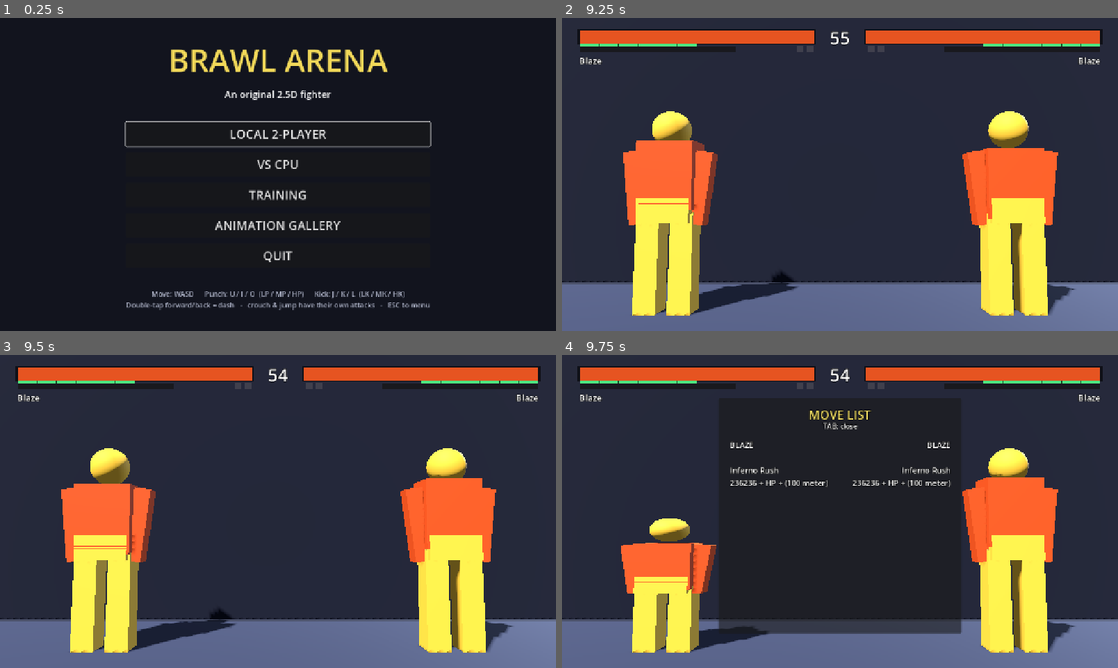
Above: before the commit, frames 1-4 (two rows, left to right).
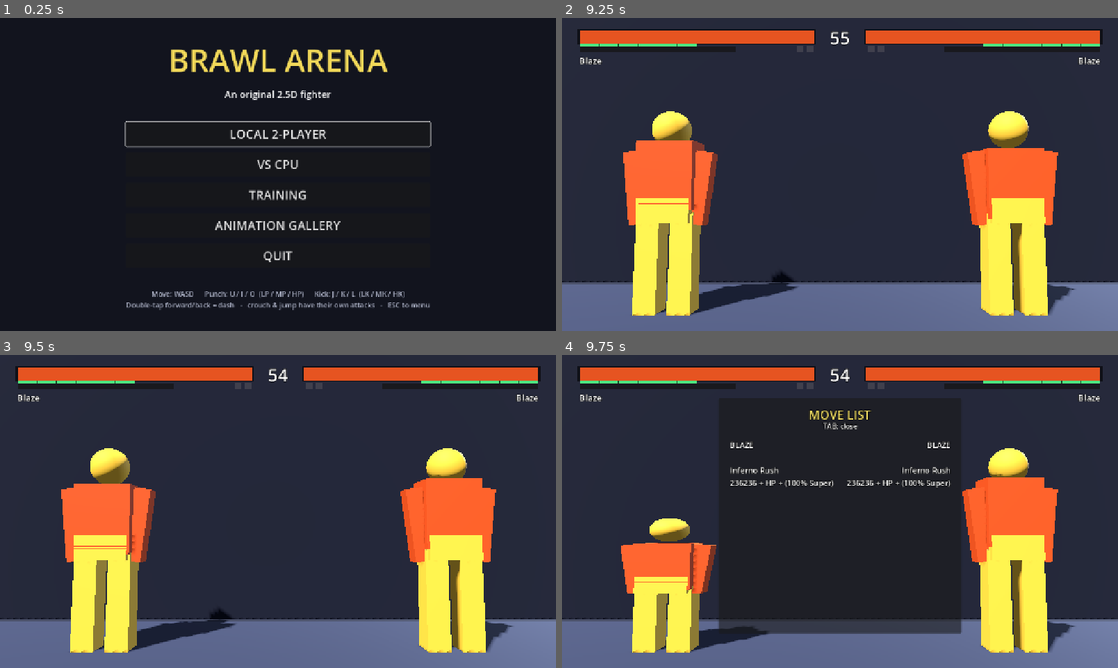
Above: after the commit, the same moments.

Repository: muji-wyh/FootisesGame3
Game: Godot game, scene res://scenes/Main.tscn
Same seed, same stepped clock (60 frames per second), same inputs: the game is played once before the commit and once after it. Sound files missing from this copy of the repository are replaced by a short silence.
Inputs (mouse positions are in pixels of both pictures, inside the frame that each line leads up to):
- Up to frame 1 (0.25 s): no input
- Up to frame 2 (9.25 s): click "LOCAL 2-PLAYER" at 0.5 s; click "FIGHT!" at 1.25 s; tap Enter at 2 s; move the mouse to (962, 158) at 2.02 s; hold D 2.03-2.75 s; tap U (p1_lp) at 2.1 s; click (962, 158) at 2.17 s; drag from (728, 190) to (812, 237) at 2.77 s; move the mouse to (895, 105) at 3.52 s; hold D 3.53-4.25 s; tap I at 3.6 s; drag from (812, 237) to (673, 127) at 4.27 s; move the mouse to (1006, 221) at 5.02 s; hold A 5.03-5.75 s; tap J at 5.1 s; drag from (673, 127) to (756, 96) at 5.77 s; move the mouse to (867, 174) at 6.52 s; hold S 6.53-7.25 s; tap L at 6.6 s; click (867, 174) at 6.67 s; drag from (756, 96) to (728, 190) at 7.27 s; tap Space at 8 s; move the mouse to (962, 158) at 8.02 s; hold W 8.03-8.75 s; hold E 8.03-8.75 s; drag from (728, 190) to (812, 237) at 8.77 s
- Up to frame 3 (9.5 s): no input
- Up to frame 4 (9.75 s): move the mouse to (895, 442) at 9.52 s; hold S from 9.53 s (still down); tap Tab at 9.6 s

Frames 1-3 are identical in both runs. In frame 4, 0.3% of the frame differs, in the area x 42-70%, y 40-43%.

Commit message:
Tune training recovery and super inputs
Co-authored-by: Copilot <223556219+Copilot@users.noreply.github.com>

Diff:
--- a/characters/blaze/blaze.gd
+++ b/characters/blaze/blaze.gd
@@ -69,7 +69,7 @@
 		"hitstun": 18, "blockstun": 16, "chip": 6, "hitstop": 12, "guard": GameConst.Guard.MID,
 		"knockback": 1.8, "advance": 7.0, "launch": true, "launch_velocity": 7.0, "meter_gain": 0,
 		"sfx": "super", "anim_limb": "leg_r", "anim_extend": 1.0, "anim_clip": "KB_Superpunch",
-		"hit_offset": Vector3(1.0, 1.1, 0.0), "hit_size": Vector3(1.1, 1.3, 0.8)}))
+		"hit_offset": Vector3(0.72, 1.05, 0.0), "hit_size": Vector3(0.68, 0.90, 0.65)}))
 
 	return c
 
--- a/scripts/core/MotionParser.gd
+++ b/scripts/core/MotionParser.gd
@@ -25,7 +25,9 @@
 		window: int = 16, recent: int = 8) -> bool:
 	if seq.is_empty():
 		return false
-	var d: Array[int] = digits(buffer, facing, window)
+	var effective_window: int = maxi(window, seq.size() * 6)
+	var effective_recent: int = maxi(recent, 10)
+	var d: Array[int] = digits(buffer, facing, effective_window)
 	var si: int = 0
 	var last_match: int = -1
 	for i in range(d.size()):
@@ -34,4 +36,4 @@
 			last_match = i
 	if si < seq.size():
 		return false
-	return (d.size() - 1 - last_match) <= recent
+	return (d.size() - 1 - last_match) <= effective_recent
--- a/scripts/match/TrainingScene.gd
+++ b/scripts/match/TrainingScene.gd
@@ -6,6 +6,7 @@
 
 const RESET_DELAY_TICKS := 45
 const HP_RECOVERY_DELAY_TICKS := 90
+const HP_RECOVERY_PER_TICK := 12
 
 var _reset_timer: int = 0
 var _hp_recovery_timers := [0, 0]
@@ -116,7 +117,7 @@
 		var f: Fighter = fs[i]
 		if f == null:
 			continue
-		if f.health > 0:
+		if f.health >= f.character.max_health:
 			_hp_recovery_timers[i] = 0
 			continue
 		if f.state in [Fighter.State.HITSTUN, Fighter.State.BLOCKSTUN, Fighter.State.KNOCKDOWN, Fighter.State.WAKEUP] or f.hitstop > 0:
@@ -124,9 +125,8 @@
 			continue
 		_hp_recovery_timers[i] += 1
 		if _hp_recovery_timers[i] >= HP_RECOVERY_DELAY_TICKS:
-			f.health = f.character.max_health
+			f.health = mini(f.character.max_health, f.health + HP_RECOVERY_PER_TICK)
 			f.health_changed.emit(f.health, f.character.max_health)
-			_hp_recovery_timers[i] = 0
 
 func _build_training_overlay() -> void:
 	_training_overlay = CanvasLayer.new()
--- a/scripts/ui/HUD.gd
+++ b/scripts/ui/HUD.gd
@@ -307,7 +307,7 @@
 	else:
 		parts.append(_button_text(m.button))
 	if m.meter_cost > 0:
-		parts.append("(%d meter)" % m.meter_cost)
+		parts.append("(%d%% Super)" % m.meter_cost)
 	if m.drive_cost > 0:
 		parts.append("(EX)")
 	return " + ".join(parts)
--- a/tools/run_tests.gd
+++ b/tools/run_tests.gd
@@ -306,6 +306,9 @@
 	var ctx := _build()
 	var f1: Fighter = ctx["f1"]
 	var f2: Fighter = ctx["f2"]
+	var inferno := f1.character.get_move("super_inferno")
+	_check("Inferno Rush hitbox matches model scale", inferno.hit_size.x <= 0.7 and inferno.hit_size.y <= 0.95 and inferno.hit_size.z <= 0.7)
+	_check("Inferno Rush reach is not oversized", inferno.hit_offset.x + inferno.hit_size.x * 0.5 <= 1.1)
 	f1.meter = f1.character.max_meter   # grant full meter
 	# Corner P2 so Blaze's advancing multi-hit super connects in full.
 	f1.position.x = 5.4
@@ -322,6 +325,24 @@
 	_step(ctx, _neutral(), _neutral(), 90)
 	_check("super dealt heavy damage", hp_before - f2.health >= 200)
 	ctx["arena"].queue_free()
+	var slow := _build()
+	var sf1: Fighter = slow["f1"]
+	var sf2: Fighter = slow["f2"]
+	sf1.meter = sf1.character.max_meter
+	sf1.position.x = 5.4
+	sf2.position.x = 6.3
+	# Human-paced QCF QCF: longer directional holds and the HP press a few frames after 6.
+	_step(slow, _mk(0, -1), _neutral(), 4)
+	_step(slow, _mk(1, -1), _neutral(), 4)
+	_step(slow, _mk(1, 0), _neutral(), 4)
+	_step(slow, _mk(0, -1), _neutral(), 4)
+	_step(slow, _mk(1, -1), _neutral(), 4)
+	_step(slow, _mk(1, 0), _neutral(), 4)
+	_step(slow, _neutral(), _neutral(), 5)
+	_step(slow, _mk(0, 0, GameConst.Btn.HP), _neutral(), 1)
+	_check("human-paced Inferno Rush input starts super", sf1.current_move != null and sf1.current_move.id == "super_inferno")
+	_check("human-paced Inferno Rush consumes meter", sf1.meter < sf1.character.max_meter)
+	slow["arena"].queue_free()
 
 func _test_ko() -> void:
 	print("[ko]")
@@ -513,7 +534,20 @@
 	_check("training dummy still reacts normally at zero HP", scene.f2.health == 0 and scene.f2.state == Fighter.State.HITSTUN)
 	for i in range(TrainingScene.HP_RECOVERY_DELAY_TICKS + 40):
 		scene._physics_process(DELTA)
-	_check("training dummy HP auto-recovers after downtime", scene.f2.health == scene.f2.character.max_health)
+	_check("training dummy HP starts recovering gradually after downtime",
+		scene.f2.health > 0 and scene.f2.health < scene.f2.character.max_health)
+	for i in range(100):
+		scene._physics_process(DELTA)
+	_check("training dummy HP eventually recovers to full", scene.f2.health == scene.f2.character.max_health)
+	scene.f2.health = scene.f2.character.max_health - 100
+	scene.f2.health_changed.emit(scene.f2.health, scene.f2.character.max_health)
+	for i in range(TrainingScene.HP_RECOVERY_DELAY_TICKS + 1):
+		scene._physics_process(DELTA)
+	_check("training damaged HP recovers gradually before zero",
+		scene.f2.health > scene.f2.character.max_health - 100 and scene.f2.health < scene.f2.character.max_health)
+	for i in range(20):
+		scene._physics_process(DELTA)
+	_check("training damaged HP eventually recovers to full", scene.f2.health == scene.f2.character.max_health)
 	_check("training resources stay full", scene.f1.meter == scene.f1.character.max_meter and scene.f1.drive == scene.f1.character.max_drive)
 	scene.f2.combo_changed.emit(2, 99)
 	_check("training combo HUD updates live", scene.hud._combo_label[0].text.contains("2 HITS") and scene.hud._combo_label[0].modulate.a > 0.9)
@@ -578,6 +612,7 @@
 	var left: Label = hud._move_list_labels[0]
 	_check("move list hides removed specials", not left.text.contains("Flare Bolt") and not left.text.contains("Blaze Rise") and not left.text.contains("Cyclone Kick"))
 	_check("move list still shows super", left.text.contains("Inferno Rush"))
+	_check("move list uses numpad super notation", left.text.contains("236236") and left.text.contains("(100% Super)"))
 	hud.toggle_move_list()
 	_check("move list closes on second toggle", not hud.is_move_list_visible())
 	hud.queue_free()
